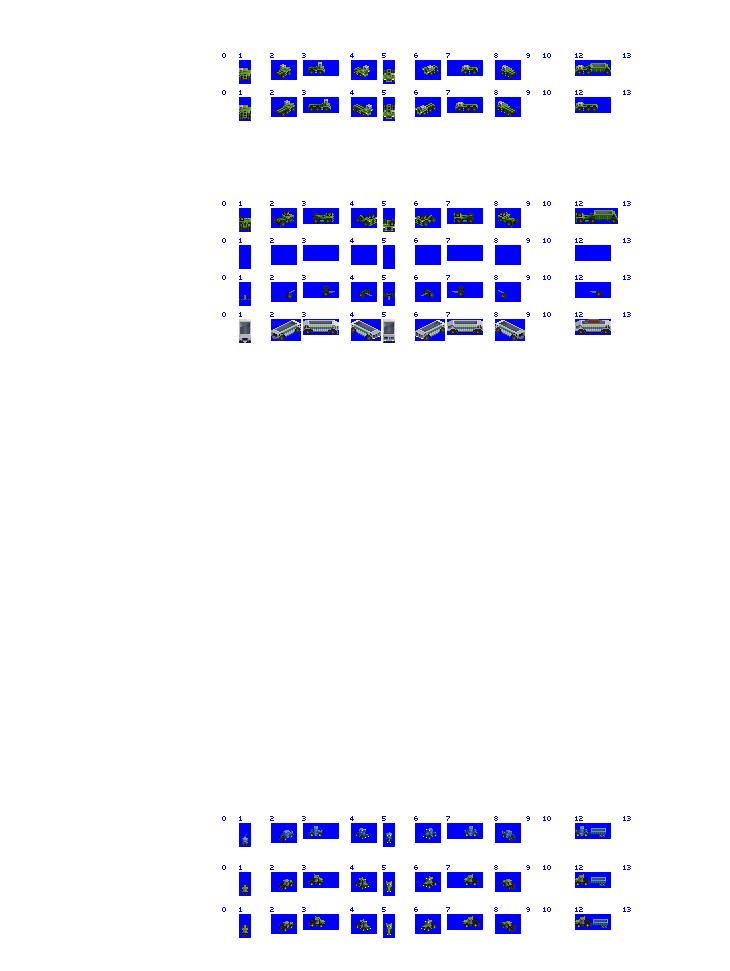
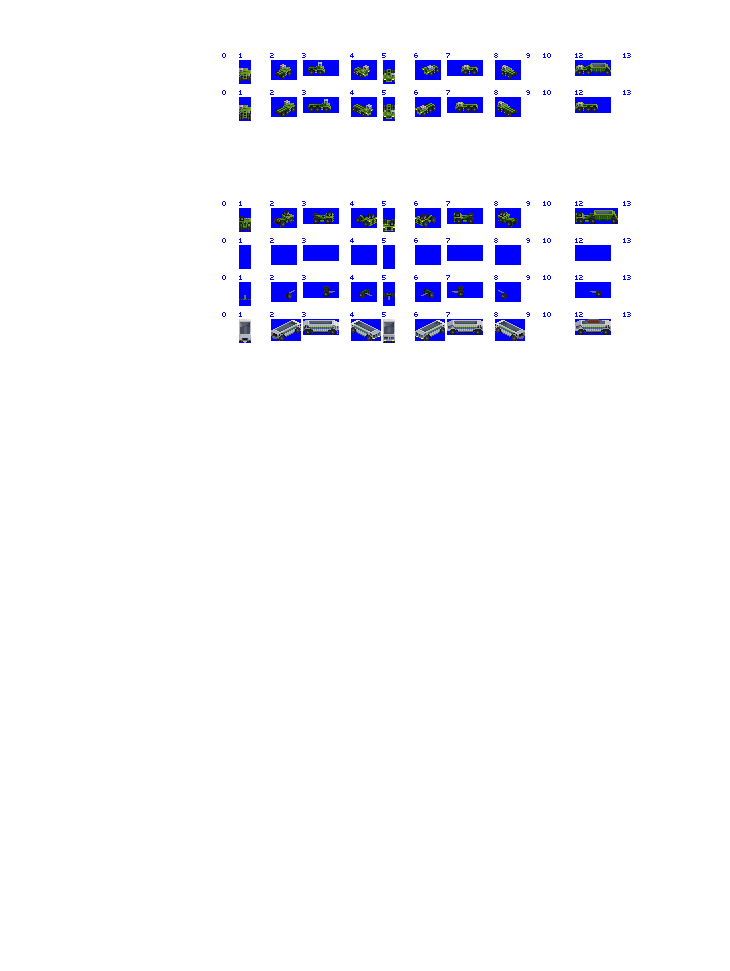
Before/after of a (730, 971) layered artwork. What changed in the layer stack:
removed group "Fourtrac" (6 layers) over [222,816,631,847]
removed layer "Body 1CC" from group "Fourtrac" over [242,826,590,846]
removed layer "trailer for buy menu" (1st of 3, in "Fourtrac") from group "Fourtrac" over [589,828,606,837]
removed layer "Chassis" (1st of 3, in "Fourtrac") from group "Fourtrac" over [242,831,588,846]
removed layer "Zepyhris Guide copy 4" (2nd of 4, in "Fourtrac") from group "Fourtrac" over [222,816,631,847]
removed group "Speedytrac" (4 layers) over [222,865,631,896]
removed layer "trailer for buy menu" (2nd of 3, in "Speedytrac") from group "Speedytrac" over [589,877,606,886]
removed layer "Body" (1st of 2, in "Speedytrac") from group "Speedytrac" over [242,873,590,895]
removed layer "Chassis" (2nd of 3, in "Speedytrac") from group "Speedytrac" over [242,880,588,895]
removed layer "Zepyhris Guide copy 4" (3rd of 4, in "Speedytrac") from group "Speedytrac" over [222,865,631,896]
removed group "Super Speedytrac" (4 layers) over [222,907,631,938]
removed layer "trailer for buy menu" (3rd of 3, in "Super Speedytrac") from group "Super Speedytrac" over [591,919,608,928]
removed layer "Body" (2nd of 2, in "Super Speedytrac") from group "Super Speedytrac" over [242,915,592,937]
removed layer "Chassis" (3rd of 3, in "Super Speedytrac") from group "Super Speedytrac" over [242,922,590,937]
removed layer "Zepyhris Guide copy 4" (4th of 4, in "Super Speedytrac") from group "Super Speedytrac" over [222,907,631,938]
